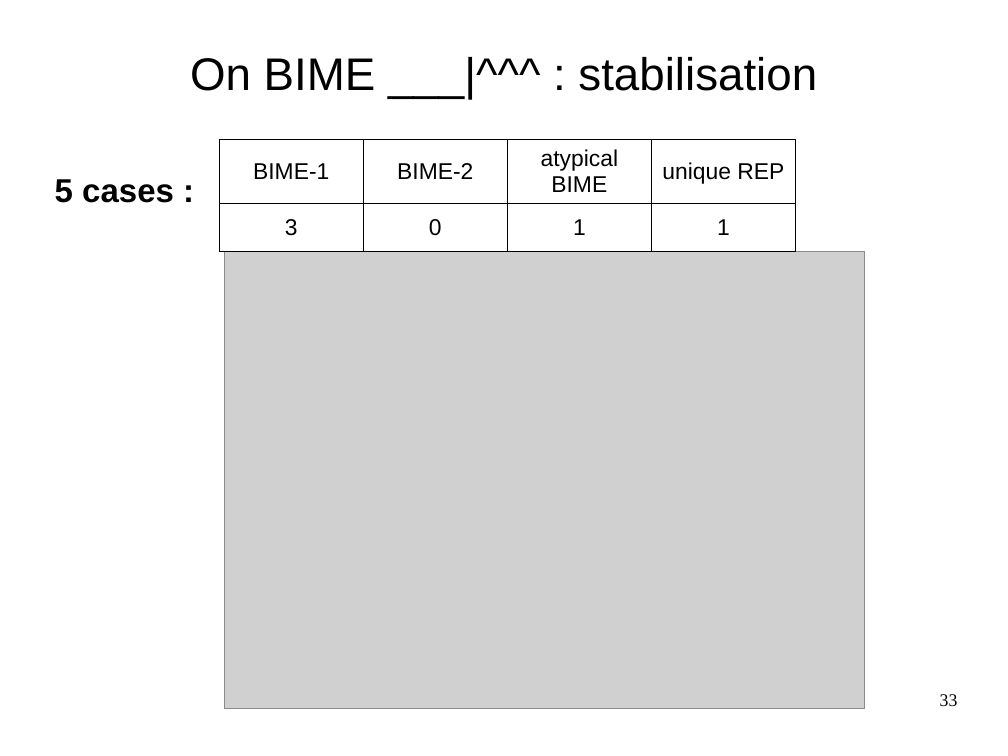
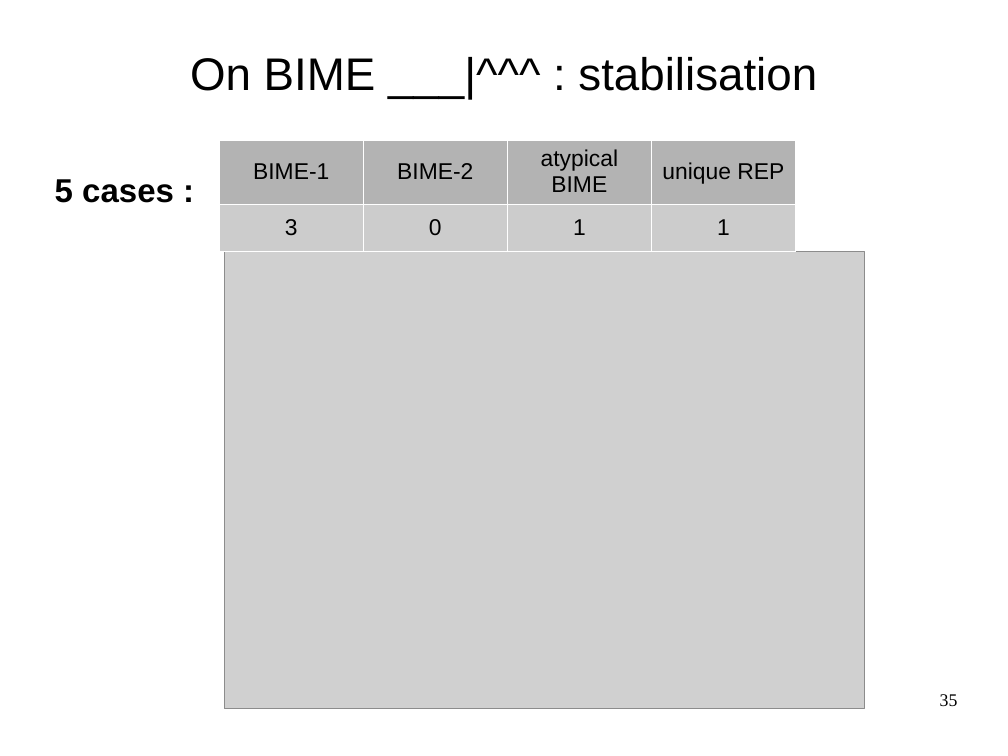
Before and after one commit to mesmeraf/stage_M2, a slide deck: slide 35 of presentations/presentation_labo_03-19.odp (slide 33 before the commit). Drawn at 1008x756 pixels with LibreOffice and Linux fonts; fonts in the diff are those of the drawing; grey boxes stand for pictures; background and template pictures are left out. Boxes give left, top, right and bottom in pixels: in the first picture for what was removed or moved away, otherwise in the second. Text is boxed around its words. In the diff, an @@ line names an element or a change of style, - is before the commit and + after.

```diff
--- a/presentations/presentation_labo_03-19.odp
+++ b/presentations/presentation_labo_03-19.odp
@@ table at bbox=[220, 140, 798, 248] @@
@@ fill none to #B3B3B3 in row 1 @@
@@ fill none to #CCCCCC in row 2 @@
@@ borders changed @@
@@ page number at bbox=[940, 694, 958, 706]: text changed @@
-33
+35
```
Also in this commit, not shown: 14 other slides changed, 3 slides added, 1 slide removed, 8 other files.
